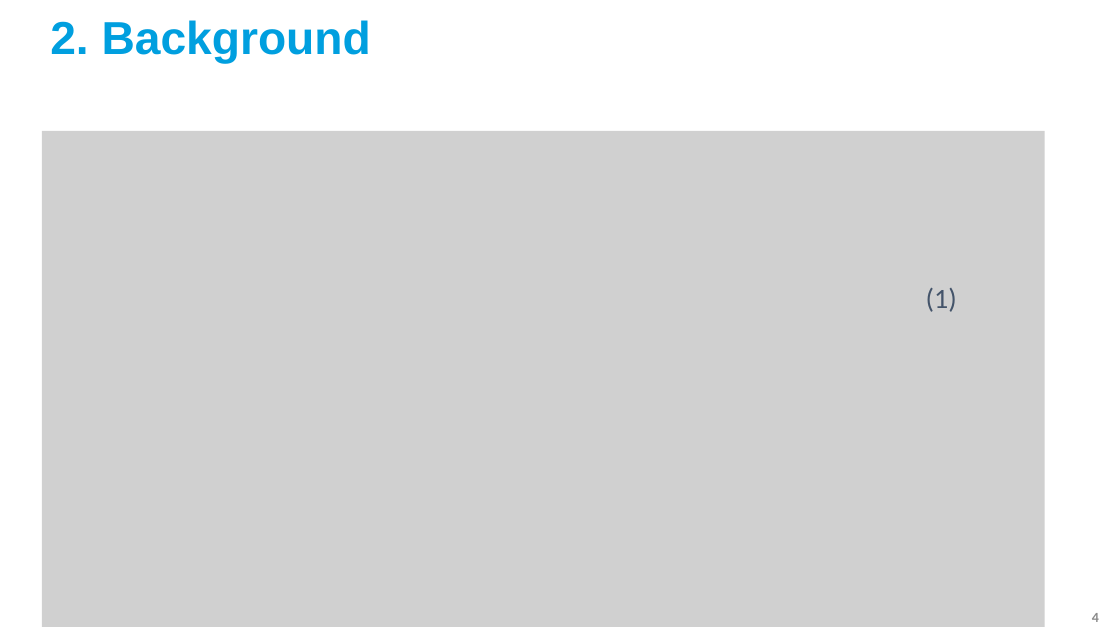
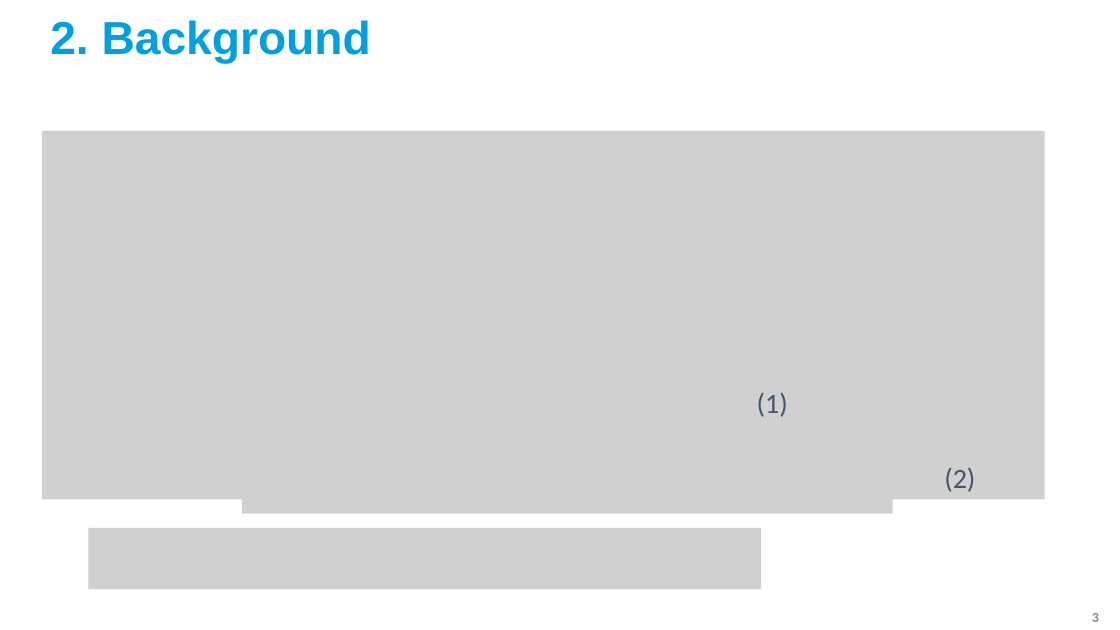
Before and after one commit to david-f-amorim/Simulating-THG-of-few-femtosecond-pulses-in-a-noble-gas-, a slide deck: slide 3 of presentations/DESY - Final Presentation (fixed).pptx (slide 4 before the commit). Drawn at 1120x630 pixels with LibreOffice and Linux fonts; fonts in the diff are those of the drawing; grey boxes stand for pictures; background and template pictures are left out. Boxes give left, top, right and bottom in pixels: in the first picture for what was removed or moved away, otherwise in the second. Text is boxed around its words. In the diff, an @@ line names an element or a change of style, - is before the commit and + after.

```diff
--- a/presentations/DESY - Final Presentation (fixed).pptx
+++ b/presentations/DESY - Final Presentation (fixed).pptx
@@ picture: place and size @@
-picture at <box>42,131,1045,628</box>
+picture at <box>42,131,1045,500</box>
@@ text "(1)": place and size @@
-text "(1)" at <box>926,288,957,312</box>
+text "(1)" at <box>757,393,788,417</box>
@@ picture added at <box>242,438,893,513</box> @@
@@ text added at <box>944,468,975,492</box>, 24 pt, text #44546A @@
+(2)
@@ picture added at <box>88,528,761,589</box> @@
@@ page number at <box>1092,613,1099,622</box>: text changed @@
-4
+3
```
Also in this commit, not shown: 9 other slides changed, 2 slides added, 4 slides removed, 8 other files.
